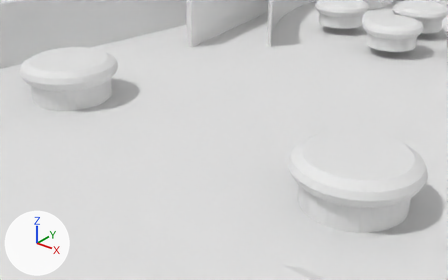
An edit to the Blender file Modelos PinBall/PinballCaseCopiaArreglos.blend, drawn before and after from the same camera.
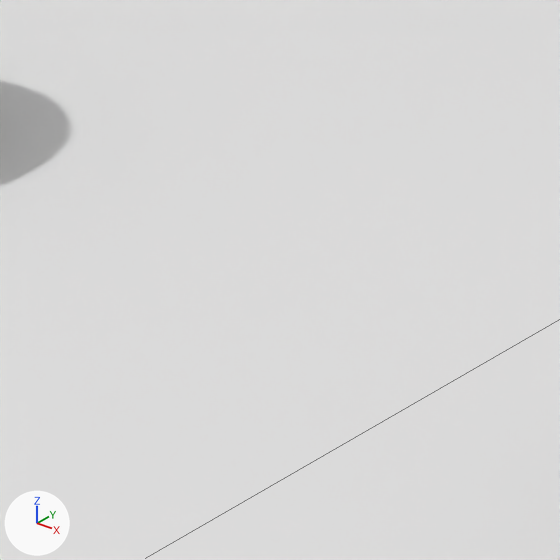
Each version appears first from a 50 mm lens placed at (1.084, -1.168, 0.802), pointed at (-0.022, 0.213, -0.055), and next in a close-up on the part from 27% to 58% of the width and 21% to 70% of the height. The lights are fixed; the arrows at lower left show +X, +Y and +Z. The last two pictures show the newer version. The close-ups show mesh edges as thin lines.

Before the edit, the objects in view are built like this:
```python
me_cube_006 = bpy.data.meshes.new('Cube.006')
me_cube_006.from_pydata(...)  # 96 vertices, 87 faces; spans x -1.9..1.9, y -2.5..2.63, z -0.2..0.2
me_cylinder_010 = bpy.data.meshes.new('Cylinder.010')
me_cylinder_010.from_pydata(...)  # 224 vertices, 194 faces; spans x -0.137..0.137, y -0.137..0.137, z -0.113..-0.001
ob_bottom = bpy.data.objects.new('bottom', me_cylinder_010)
ob_bottom.location = (-0.0604, 1.5056, 0.0521)
ob_box = bpy.data.objects.new('BOX', me_cube_006)
ob_box.location = (0.0, 0.0, 0.0)
```
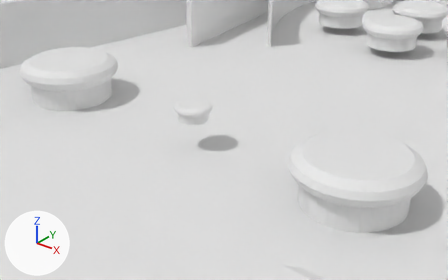
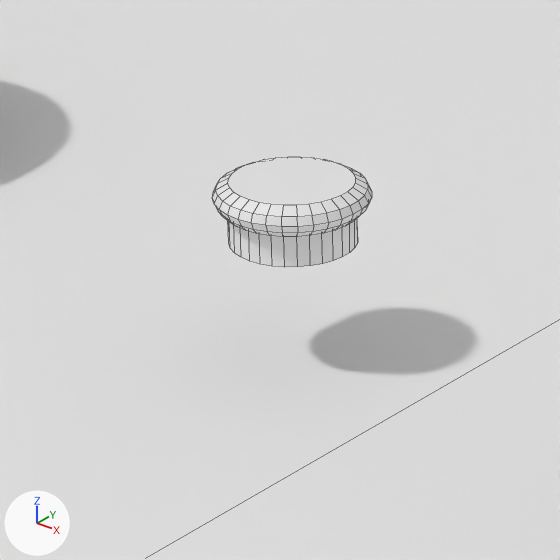
Commit message: cambios pinball

The change, as a diff of the scene's bpy script:
```diff
--- a/Modelos PinBall/PinballCaseCopiaArreglos.blend.py
+++ b/Modelos PinBall/PinballCaseCopiaArreglos.blend.py
@@ ob_bottom_001 @@
+ob_bottom_001 = bpy.data.objects.new('bottom.001', me_cylinder_010.copy())  # the mesh of ob_bottom
+ob_bottom_001.location = (-0.122, 0.184, 0.0521)
+ob_bottom_001.scale = (0.447, 0.447, 0.447)
```

Where the change shows, as pixel boxes (x1, y1, x2, y2) in the close-ups (560 x 560 px):
'bottom.001', added
    after: (212, 157, 372, 267)
